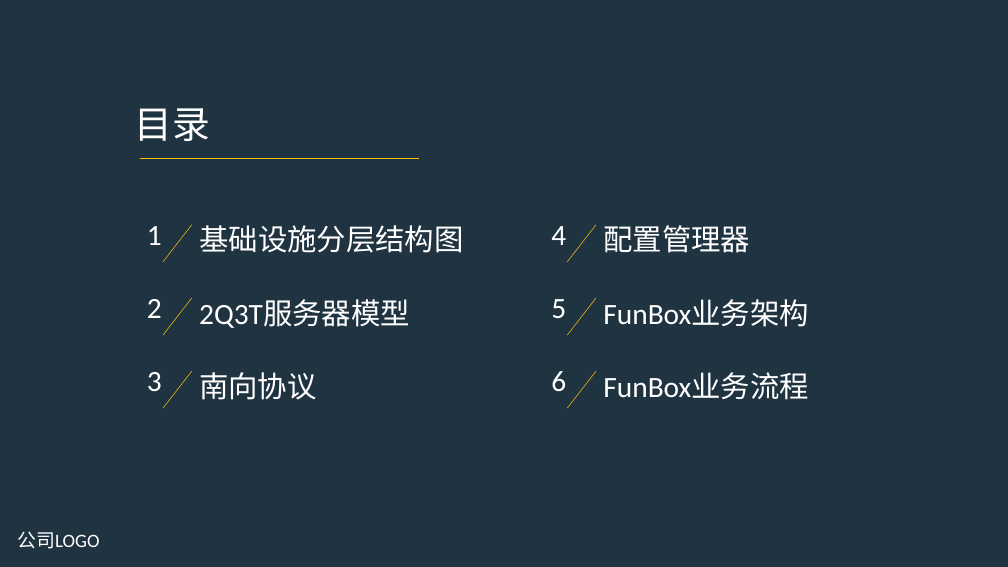
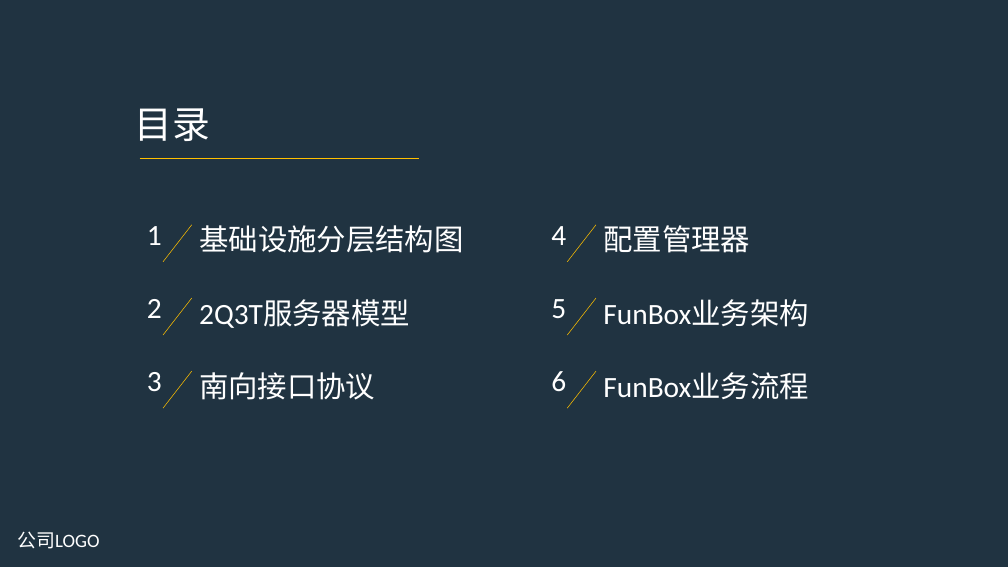
Before and after one commit to fomjar/ski, a slide deck: slide 2 of doc/WTCRM系统简介.pptx. Drawn at 1008x567 pixels with LibreOffice and Linux fonts; fonts in the diff are those of the drawing. Boxes give left, top, right and bottom in pixels: in the first picture for what was removed or moved away, otherwise in the second. Text is boxed around its words. In the diff, an @@ line names an element or a change of style, - is before the commit and + after.

Commit message:
WTCRM系统简介

```diff
--- a/doc/WTCRM系统简介.pptx
+++ b/doc/WTCRM系统简介.pptx
@@ text at (199, 372, 375, 400): text changed @@
-南向协议
+南向接口协议
```
